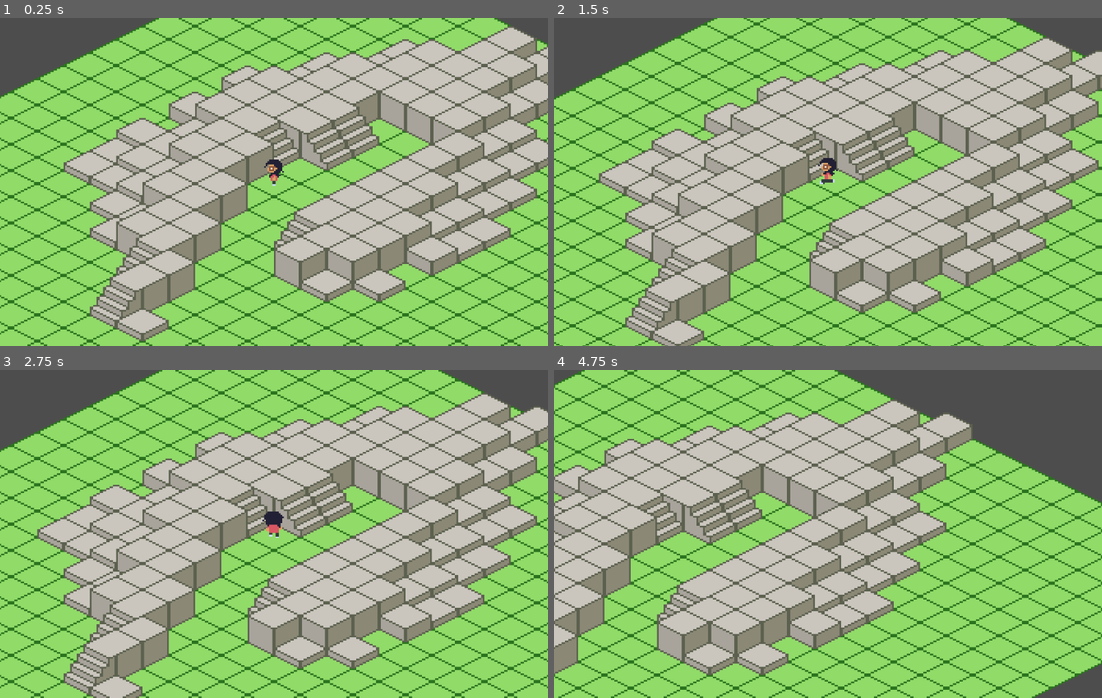
Above: before the commit, frames 1-4 (two rows, left to right).
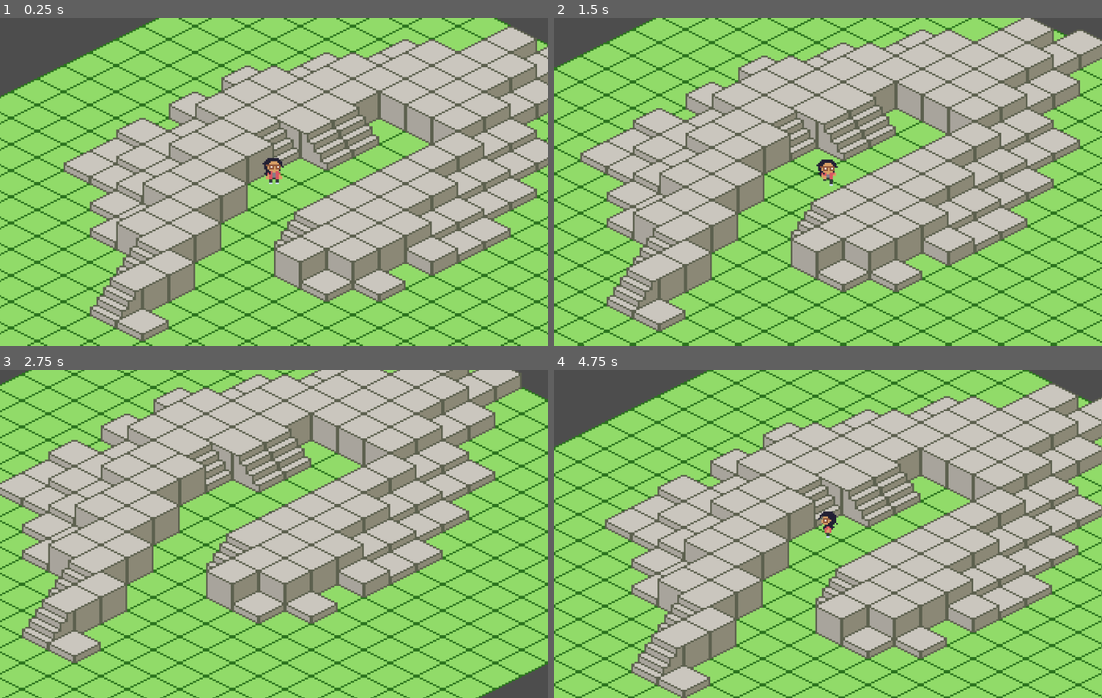
Above: after the commit, the same moments.

Repository: gaboma19/dustership
Game: Godot game, scene res://scenes/combat.tscn
Two runs of this game, one before a commit and one after it. Both use one fixed random seed, a clock stepped at 60 frames per second and the inputs below.
Inputs:
- Up to frame 1 (0.25 s): no input
- Up to frame 2 (1.5 s): tap Enter at 0.5 s; hold D (move_right) 0.53-1.28 s; hold S (move_down) from 1.28 s (still down)
- Up to frame 3 (2.75 s): release S (move_down) at 2.03 s; hold D (move_right) from 2.03 s (still down)
- Up to frame 4 (4.75 s): release D (move_right) at 2.78 s; hold Up (move_up) 2.78-3.53 s; hold A (move_left) from 3.53 s (still down)

The runs differ from the first frame. In frame 1, 0.2% of the frame differs, in the area x 47-52%, y 42-52%; in frame 2, 55%; in frame 3, 70%; in frame 4, 71%, in the area x 0-100%, y 0-100%.

Commit message:
fix animation bugs

Diff:
--- a/scenes/player.tscn
+++ b/scenes/player.tscn
@@ -2,9 +2,6 @@
 
 [ext_resource type="Script" path="res://scripts/player.gd" id="1_1rubt"]
 [ext_resource type="Texture2D" uid="uid://siitdmrp7hur" path="res://art/gabriel/gabriel.png" id="2_7oby8"]
-
-[sub_resource type="RectangleShape2D" id="RectangleShape2D_qlucn"]
-size = Vector2(8, 4)
 
 [sub_resource type="Animation" id="Animation_owhys"]
 length = 10.1
@@ -580,9 +577,6 @@
 max_space = Vector2(1, 1.1)
 blend_mode = 1
 
-[sub_resource type="AnimationNodeStateMachineTransition" id="AnimationNodeStateMachineTransition_7hed3"]
-advance_mode = 2
-
 [sub_resource type="AnimationNodeStateMachineTransition" id="AnimationNodeStateMachineTransition_77yd1"]
 advance_mode = 2
 advance_condition = &"is_moving"
@@ -590,21 +584,23 @@
 [sub_resource type="AnimationNodeStateMachineTransition" id="AnimationNodeStateMachineTransition_2mxql"]
 advance_mode = 2
 advance_condition = &"is_idle"
+
+[sub_resource type="AnimationNodeStateMachineTransition" id="AnimationNodeStateMachineTransition_7hed3"]
+advance_mode = 2
 
 [sub_resource type="AnimationNodeStateMachine" id="AnimationNodeStateMachine_dps2l"]
 states/Idle/node = SubResource("AnimationNodeBlendSpace2D_0y31l")
 states/Idle/position = Vector2(379, 100)
 states/Walk/node = SubResource("AnimationNodeBlendSpace2D_m0gv6")
 states/Walk/position = Vector2(599, 100)
-transitions = ["Start", "Idle", SubResource("AnimationNodeStateMachineTransition_7hed3"), "Idle", "Walk", SubResource("AnimationNodeStateMachineTransition_77yd1"), "Walk", "Idle", SubResource("AnimationNodeStateMachineTransition_2mxql")]
+transitions = ["Idle", "Walk", SubResource("AnimationNodeStateMachineTransition_77yd1"), "Walk", "Idle", SubResource("AnimationNodeStateMachineTransition_2mxql"), "Start", "Idle", SubResource("AnimationNodeStateMachineTransition_7hed3")]
 graph_offset = Vector2(-65, -50)
+
+[sub_resource type="RectangleShape2D" id="RectangleShape2D_qlucn"]
+size = Vector2(8, 4)
 
 [node name="Player" type="CharacterBody2D"]
 script = ExtResource("1_1rubt")
-
-[node name="CollisionShape2D" type="CollisionShape2D" parent="."]
-position = Vector2(0, -2)
-shape = SubResource("RectangleShape2D_qlucn")
 
 [node name="Sprite2D" type="Sprite2D" parent="."]
 texture_filter = 1
@@ -612,6 +608,7 @@
 offset = Vector2(0, -6)
 hframes = 6
 vframes = 5
+frame = 23
 metadata/_aseprite_wizard_config_ = {
 "i_mode": -1,
 "keep_anim_length": false,
@@ -629,10 +626,6 @@
 libraries = {
 "": SubResource("AnimationLibrary_vs3ls")
 }
-autoplay = "idle down"
-
-[node name="Camera2D" type="Camera2D" parent="."]
-zoom = Vector2(3, 3)
 
 [node name="AnimationTree" type="AnimationTree" parent="."]
 libraries = {
@@ -642,5 +635,12 @@
 anim_player = NodePath("../AnimationPlayer")
 parameters/conditions/is_idle = false
 parameters/conditions/is_moving = false
-parameters/Idle/blend_position = Vector2(0, 0)
-parameters/Walk/blend_position = Vector2(0, 0)
+parameters/Idle/blend_position = Vector2(-0.00342464, 1.09214)
+parameters/Walk/blend_position = Vector2(0.00342464, 0.817143)
+
+[node name="CollisionShape2D" type="CollisionShape2D" parent="."]
+position = Vector2(0, -2)
+shape = SubResource("RectangleShape2D_qlucn")
+
+[node name="Camera2D" type="Camera2D" parent="."]
+zoom = Vector2(3, 3)
--- a/scripts/player.gd
+++ b/scripts/player.gd
@@ -1,14 +1,7 @@
 extends CharacterBody2D
 
 var direction = Vector2()
-
-#const TOP = Vector2(0, -1)
-#const RIGHT = Vector2(1, 0)
-#const DOWN = Vector2(0, 1)
-#const LEFT = Vector2(-1, 0)
-
 const MOTION_SPEED = 30
-const FRICTION_FACTOR = 0.89
 
 @onready var animation_tree : AnimationTree = $AnimationTree
 
@@ -16,46 +9,30 @@
 	animation_tree.active = true
 
 func _process(_delta):
-	update_animation_parameters()
+	if (direction != Vector2.ZERO):
+		set_moving(true)
+		update_blend_position()
+	else:
+		set_moving(false)
 
-func update_animation_parameters():
-	if (velocity == Vector2.ZERO):
-		animation_tree["parameters/conditions/is_idle"] = true
-		animation_tree["parameters/conditions/is_moving"] = false
-	else:
-		animation_tree["parameters/conditions/is_idle"] = false
-		animation_tree["parameters/conditions/is_moving"] = true
+func set_moving(value):
+	animation_tree.set("parameters/conditions/is_idle", not value)
+	animation_tree.set("parameters/conditions/is_moving", value)
 
-	if (direction != Vector2.ZERO):
-		animation_tree["parameters/Idle/blend_position"] = direction
-		animation_tree["parameters/Walk/blend_position"] = direction
+func update_blend_position():
+	animation_tree["parameters/Idle/blend_position"] = direction
+	animation_tree["parameters/Walk/blend_position"] = direction
 
 func cartesian_to_isometric(cartesian):
 	return Vector2(cartesian.x - cartesian.y, (cartesian.x + cartesian.y) / 2)
 
 func _physics_process(delta):
-	## this can be simplified by grouping them in input map settings
-	#var is_moving = Input.is_action_pressed("move_up") or Input.is_action_pressed("move_right") or Input.is_action_pressed("move_down") or Input.is_action_pressed("move_left")
-	#
-	#if is_moving:
-		#speed = MAX_SPEED
-		#
-		#if Input.is_action_pressed("move_up"):
-			#direction = TOP
-		#elif Input.is_action_pressed("move_right"):
-			#direction = RIGHT
-		#elif Input.is_action_pressed("move_down"):
-			#direction = DOWN
-		#elif Input.is_action_pressed("move_left"):
-			#direction = LEFT
-		#pass
-	#else:
-		#speed = 0
+	direction = Input.get_vector("move_left", "move_right", "move_up",  "move_down")
 
-	direction = Input.get_vector("move_down", "move_left", "move_right", "move_up")
+	# direction = cartesian_to_isometric(direction)
 	direction.y /= 2
+	direction = direction.normalized()
 
-	velocity += direction.normalized() * MOTION_SPEED
-	velocity *= FRICTION_FACTOR
+	velocity = direction * MOTION_SPEED
 
 	move_and_slide()
